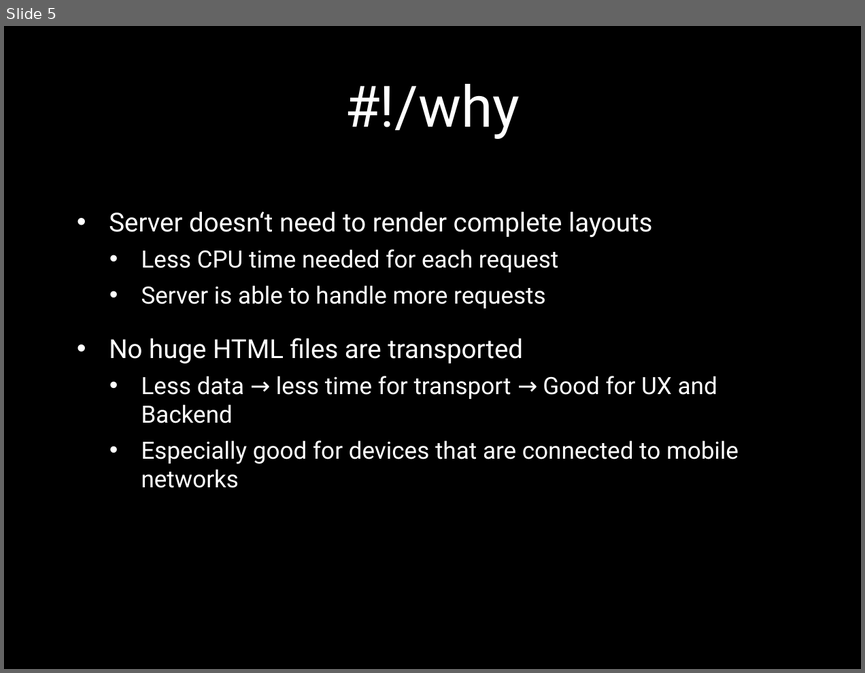
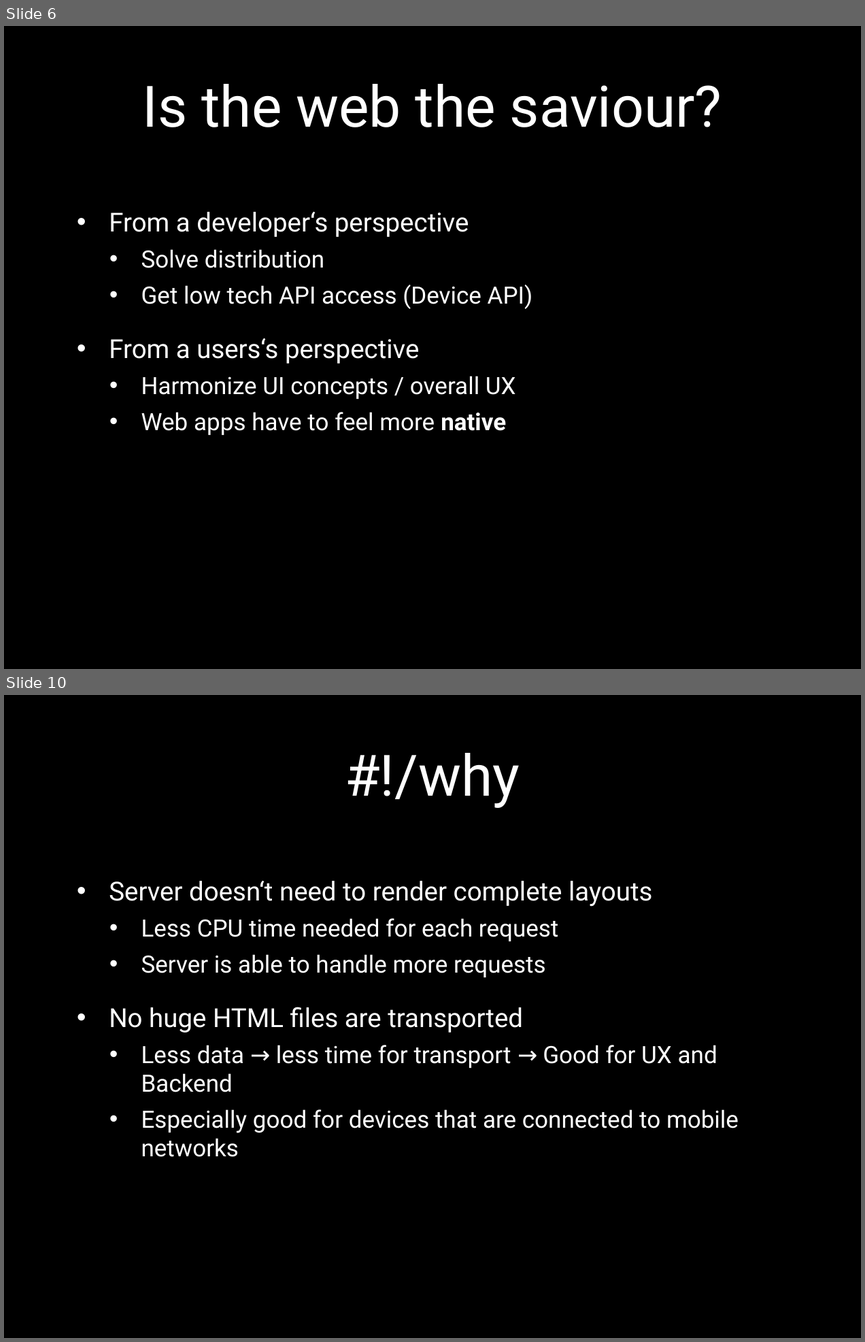
Before and after one commit to janmonschke/Bachelor-Thesis, a slide deck: barcamp presentation.pptx. Shown one above the other, each under a label of ours: slide 5 before the commit, slides 6 and 10 after it; the slides between them are not shown. The pictures are 865x673 and 865x1342 pixels, drawn with LibreOffice and Linux fonts; fonts in the diff are those of the drawing; background and template pictures are left out. Boxes give left, top, right and bottom in pixels: in the first picture for what was removed or moved away, otherwise in the second. Text is boxed around its words. In the diff, an @@ line names an element or a change of style, - is before the commit and + after.

```diff
--- a/barcamp presentation.pptx
+++ b/barcamp presentation.pptx
@@ slide 6 added at [4,26,861,669], background picture (left out) @@
@@ title added at [142,84,722,127], 48 pt, text #FFFFFF @@
+Is the web the saviour?
@@ text added at [109,212,533,435], 20 pt, text #FFFFFF @@
+• From a developer‘s perspective
+  • Solve distribution
+  • Get low tech API access (Device API)
+• From a users‘s perspective
+  • Harmonize UI concepts / overall UX
+  • Web apps have to feel more native
@@ what was slide 5 is now slide 10 @@
```
Also in this commit, not shown: 6 slides changed, 7 other slides added, 2 slides removed, 3 other files.
